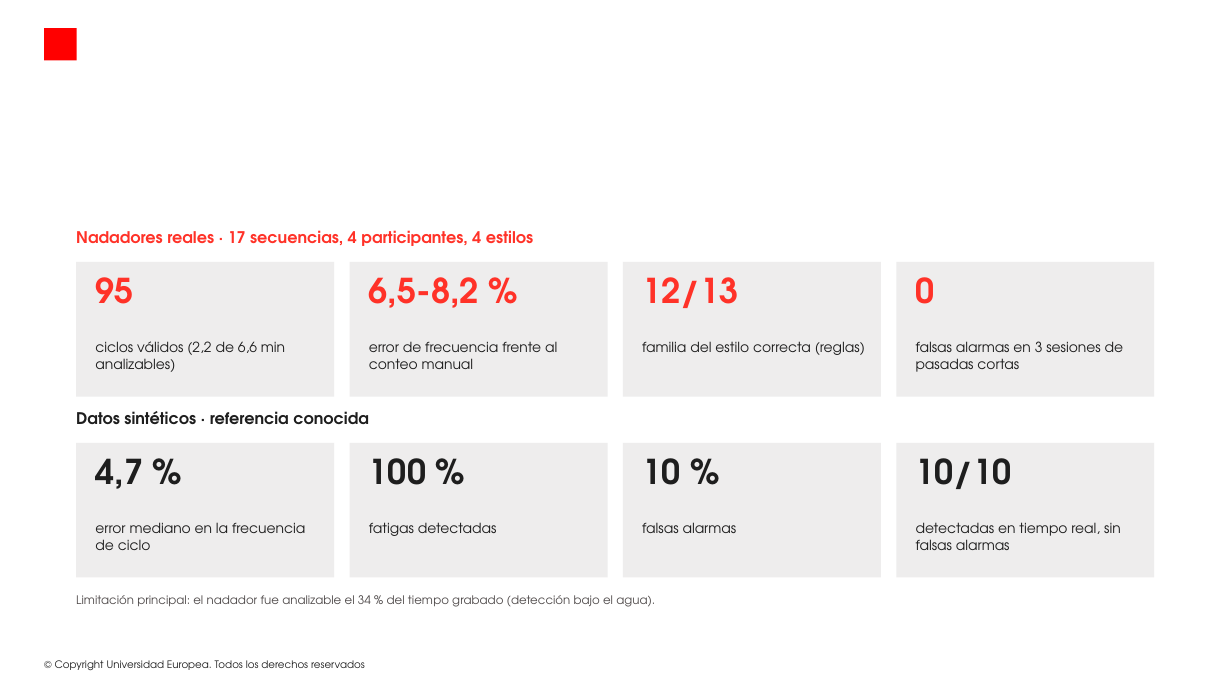
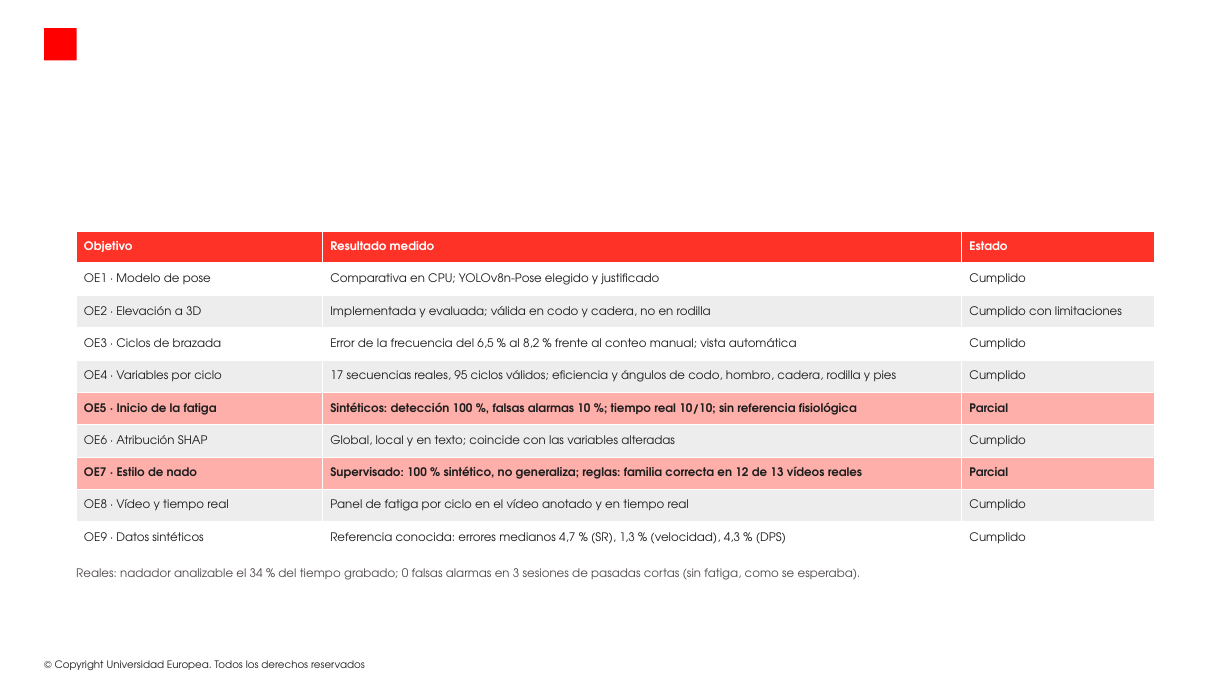
Before and after one commit to modeliana1-rgb/Strokelab, a slide deck: slide 9 of presentacion/StrokeLab_defensa.pptx. Drawn at 1232x693 pixels with LibreOffice and Linux fonts; fonts in the diff are those of the drawing; background and template pictures are left out. Boxes give left, top, right and bottom in pixels: in the first picture for what was removed or moved away, otherwise in the second. Text is boxed around its words. In the diff, an @@ line names an element or a change of style, - is before the commit and + after.

```diff
--- a/presentacion/StrokeLab_defensa.pptx
+++ b/presentacion/StrokeLab_defensa.pptx
@@ text removed at (76, 230, 533, 246) @@
-Nadadores reales · 17 secuencias, 4 participantes, 4 estilos
@@ table added at (76, 231, 1154, 554), 10 rows, 3 columns @@
+Objetivo | Resultado medido | Estado
+OE1 · Modelo de pose | Comparativa en CPU; YOLOv8n-Pose elegido y justificado | Cumplido
+OE2 · Elevación a 3D | Implementada y evaluada; válida en codo y cadera, no en rodilla | Cumplido con limitaciones
+OE3 · Ciclos de brazada | Error de la frecuencia del 6,5 % al 8,2 % frente al conteo manual; vista automática | Cumplido
+OE4 · Variables por ciclo | 17 secuencias reales, 95 ciclos válidos; eficiencia y ángulos de codo, hombro, cadera, rodilla y pies | Cumplido
+OE5 · Inicio de la fatiga | Sintéticos: detección 100 %, falsas alarmas 10 %; tiempo real 10/10; sin referencia fisiológica | Parcial
+OE6 · Atribución SHAP | Global, local y en texto; coincide con las variables alteradas | Cumplido
+OE7 · Estilo de nado | Supervisado: 100 % sintético, no generaliza; reglas: familia correcta en 12 de 13 vídeos reales | Parcial
+OE8 · Vídeo y tiempo real | Panel de fatiga por ciclo en el vídeo anotado y en tiempo real | Cumplido
+OE9 · Datos sintéticos | Referencia conocida: errores medianos 4,7 % (SR), 1,3 % (velocidad), 4,3 % (DPS) | Cumplido
@@ rectangle removed at (76, 262, 334, 397) @@
@@ rectangle removed at (350, 262, 608, 397) @@
@@ rectangle removed at (623, 262, 881, 397) @@
@@ rectangle removed at (896, 262, 1154, 397) @@
@@ text removed at (95, 277, 133, 304) @@
-95
@@ text removed at (369, 277, 479, 308) @@
-6,5-8,2 %
@@ text removed at (642, 277, 738, 308) @@
-12/13
@@ text removed at (916, 277, 935, 304) @@
-0
@@ text removed at (95, 341, 285, 372) @@
-ciclos válidos (2,2 de 6,6 min analizables)
@@ text removed at (369, 342, 557, 369) @@
-error de frecuencia frente al conteo manual
@@ text removed at (642, 341, 865, 355) @@
-familia del estilo correcta (reglas)
@@ text removed at (916, 341, 1124, 372) @@
-falsas alarmas en 3 sesiones de pasadas cortas
@@ text removed at (76, 411, 369, 424) @@
-Datos sintéticos · referencia conocida
@@ rectangle removed at (76, 443, 334, 578) @@
@@ rectangle removed at (350, 443, 608, 578) @@
@@ rectangle removed at (623, 443, 881, 578) @@
@@ rectangle removed at (896, 443, 1154, 578) @@
@@ text removed at (95, 458, 143, 489) @@
-4,7 %
@@ text removed at (369, 458, 426, 485) @@
-100 %
@@ text removed at (642, 458, 680, 485) @@
-10 %
@@ text removed at (916, 458, 1012, 489) @@
-10/10
@@ text removed at (95, 522, 305, 550) @@
-error mediano en la frecuencia de ciclo
@@ text removed at (369, 522, 497, 536) @@
-fatigas detectadas
@@ text removed at (642, 522, 737, 533) @@
-falsas alarmas
@@ text removed at (916, 522, 1121, 550) @@
-detectadas en tiempo real, sin falsas alarmas
@@ text at (76, 568, 861, 580): text changed @@
-Limitación principal: el nadador fue analizable el 34 % del tiempo grabado (detección bajo el agua).
+Reales: nadador analizable el 34 % del tiempo grabado; 0 falsas alarmas en 3 sesiones de pasadas cortas (sin fatiga, como se esperaba).
```
Also in this commit, not shown: 3 other slides changed, 2 slides added, 2 slides removed, 3 other files.
